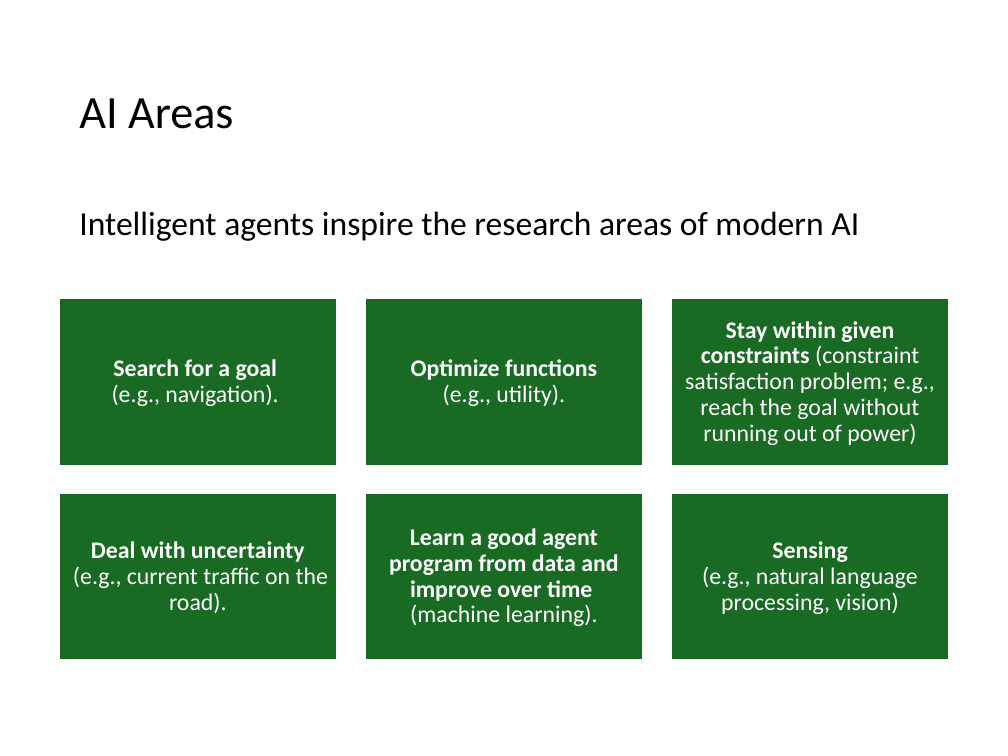
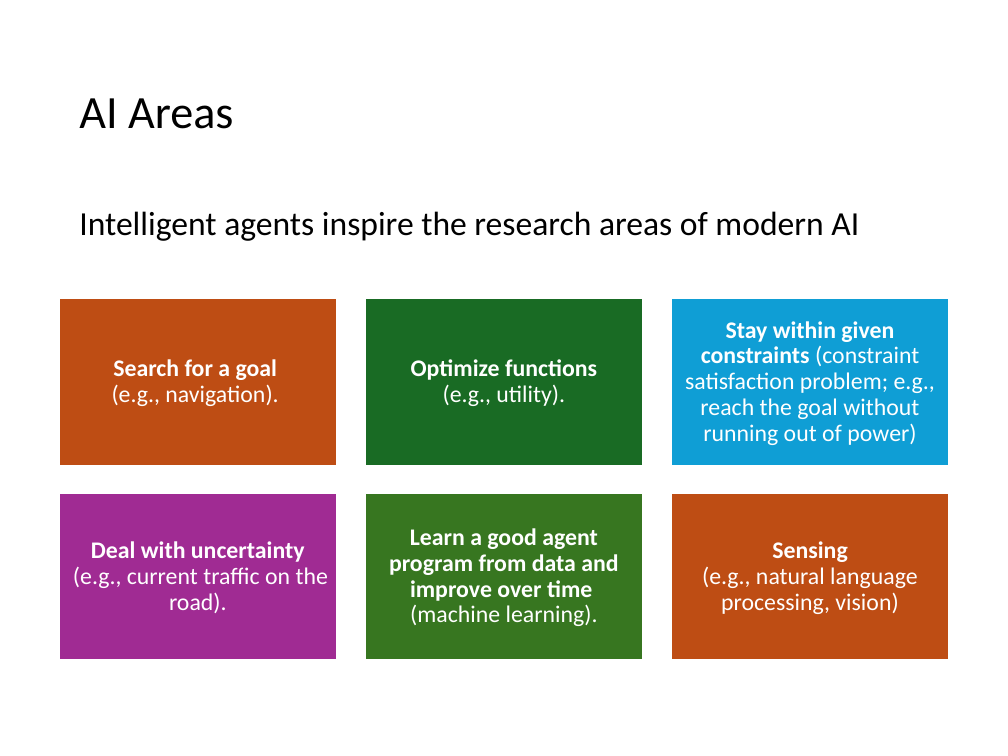
Before and after one commit to mhahsler/CS7320-AI, a slide deck: slide 42 of slides/02_agents.pptx. Drawn at 1008x756 pixels with LibreOffice and Linux fonts; fonts in the diff are those of the drawing. Boxes give left, top, right and bottom in pixels: in the first picture for what was removed or moved away, otherwise in the second. Text is boxed around its words. In the diff, an @@ line names an element or a change of style, - is before the commit and + after.

```diff
--- a/slides/02_agents.pptx
+++ b/slides/02_agents.pptx
@@ rectangle at [58,298,337,466]: fill #196B24 to #BE4D14 @@
@@ rectangle at [671,298,950,466]: fill #196B24 to #0F9ED5 @@
@@ rectangle at [58,493,337,660]: fill #196B24 to #A02B93 @@
@@ rectangle at [365,493,643,660]: fill #196B24 to #377620 @@
@@ rectangle at [671,493,950,660]: fill #196B24 to #BE4D14 @@
```
Also in this commit, not shown: 5 other slides changed, 1 other file.
